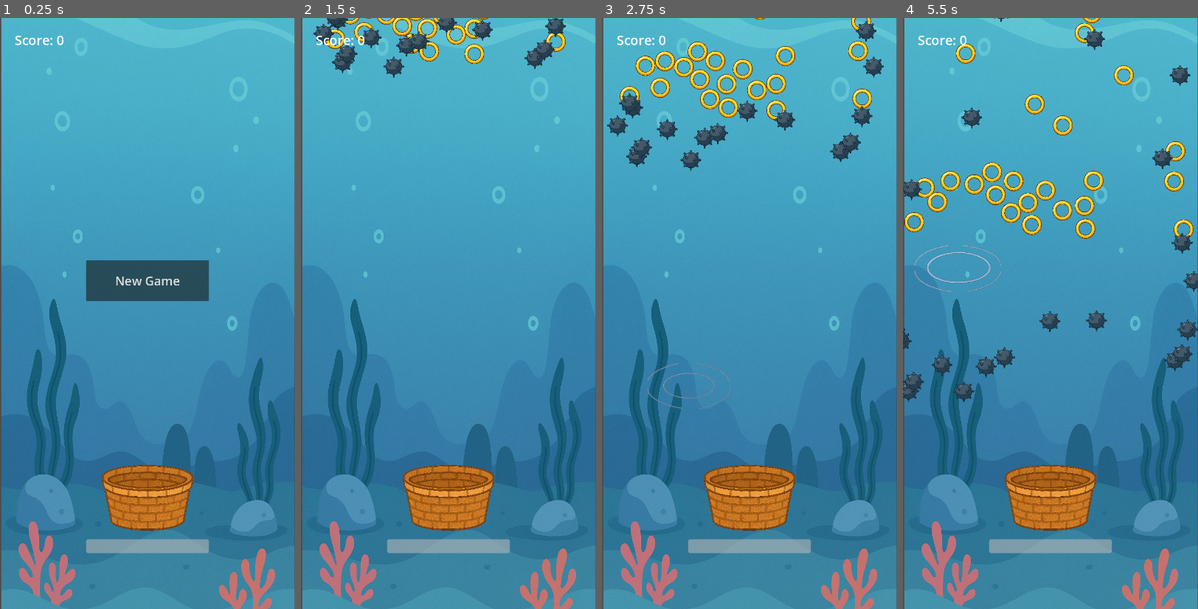
Above: before the commit, frames 1-4 (left to right).
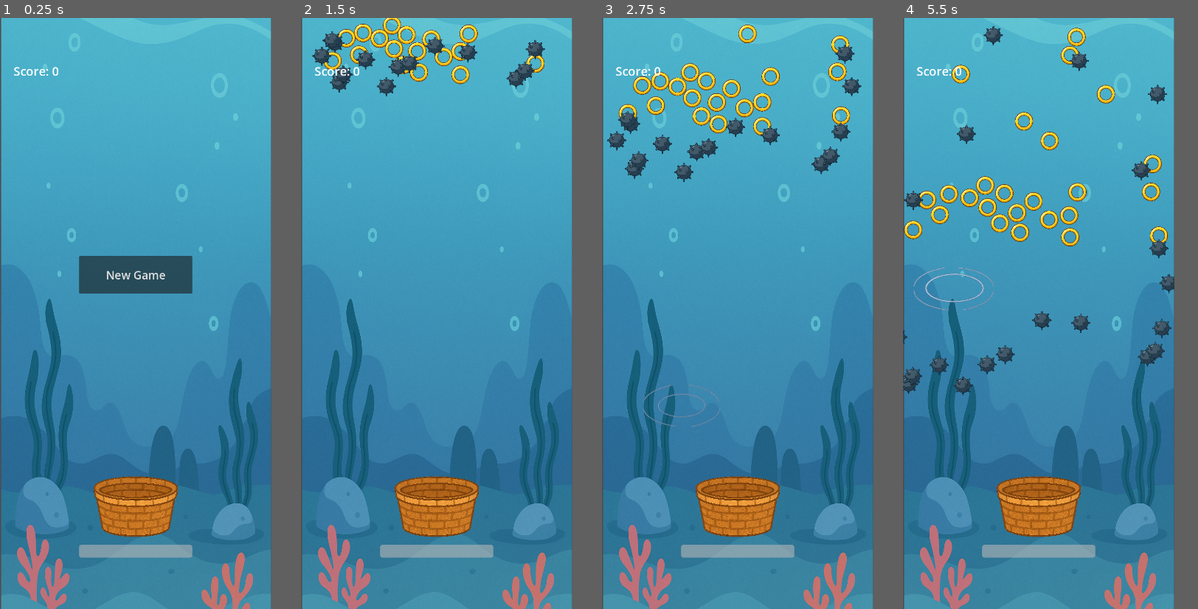
Above: after the commit, the same moments.

Repository: ericso/aqua-launch
Game: Godot game, scene res://main/main.tscn
Same seed, same stepped clock (60 frames per second), same inputs: the game is played once before the commit and once after it.
Inputs (mouse positions are in pixels of both pictures, inside the frame that each line leads up to):
- Up to frame 1 (0.25 s): no input
- Up to frame 2 (1.5 s): click "New Game" at 0.5 s; move the mouse to (513, 283) at 1.27 s; click (513, 283) at 1.42 s
- Up to frame 3 (2.75 s): move the mouse to (690, 343) at 2.02 s; click (690, 343) at 2.17 s
- Up to frame 4 (5.5 s): move the mouse to (1080, 183) at 2.77 s; click (1080, 183) at 2.92 s; move the mouse to (1035, 431) at 3.52 s; click (1035, 431) at 3.67 s; move the mouse to (1139, 402) at 4.27 s; click (1139, 402) at 4.42 s; move the mouse to (962, 224) at 5.02 s; click (962, 224) at 5.17 s
In our replay, the window is 400x800 before the commit and 368x800 after it. These sizes can differ from the game's own. Grey fills any space a smaller window leaves; there, only what the larger window draws over its background counts as a difference.

The runs differ from the first frame. In frame 1, 19% of the frame differs, in the area x 0-100%, y 0-100%; in frame 2, 21%; in frame 3, 24%; in frame 4, 25%.

Commit message:
tweak screen resolution for iPhone aspect ratio, move UI elements around

Diff:
--- a/main/main.tscn
+++ b/main/main.tscn
@@ -25,7 +25,7 @@
 
 [node name="Background" type="Sprite2D" parent="."]
 position = Vector2(361, 638.5)
-scale = Vector2(0.7, 0.95)
+scale = Vector2(0.7, 1.05)
 texture = ExtResource("1_ig7tw")
 
 [node name="Walls" type="Node2D" parent="."]
@@ -46,17 +46,17 @@
 
 [node name="Score" type="Label" parent="UI"]
 offset_left = 36.0
-offset_top = 31.0
+offset_top = 118.0
 offset_right = 160.0
-offset_bottom = 93.0
+offset_bottom = 180.0
 text = "Score: 0"
 label_settings = SubResource("LabelSettings_0xm2m")
 
 [node name="NewGameButton" type="Button" parent="UI"]
 offset_left = 210.0
-offset_top = 590.0
+offset_top = 630.0
 offset_right = 510.0
-offset_bottom = 690.0
+offset_bottom = 730.0
 theme_override_font_sizes/font_size = 30
 text = "New Game"
 
--- a/project.godot
+++ b/project.godot
@@ -22,7 +22,7 @@
 [display]
 
 window/size/viewport_width=720
-window/size/viewport_height=1440
+window/size/viewport_height=1565
 window/size/always_on_top=true
 window/stretch/mode="viewport"
 
